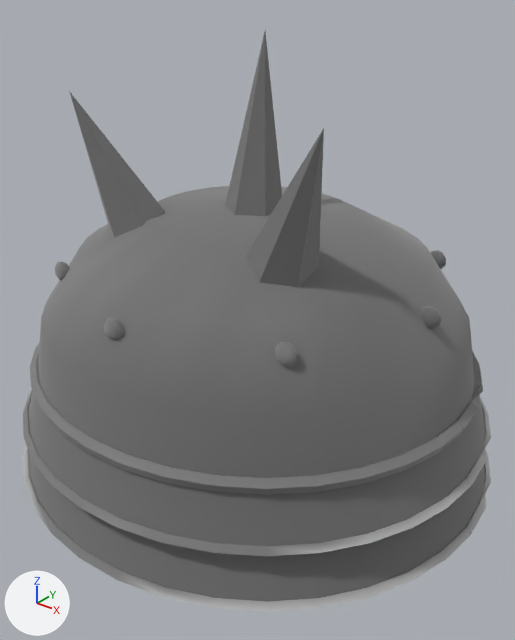
A saved change to the glTF model assets/models/kit/armor/pauldron_spiked.glb.
Both versions are drawn from a 50 mm camera at (0.24, -0.296, 0.185) aimed at (0.011, -0.01, 0.008). Every picture has the same lights, and +X, +Y and +Z are marked at lower left. The older version comes first. Vertices at exactly the same position are counted once.

The scene before the commit, as lines of its bpy script (objects in view):
```python
mat_g_metal_iron = bpy.data.materials.new('G_Metal_Iron')
mat_g_metal_iron.use_nodes = True; mat_g_metal_iron.node_tree.nodes.clear()
_N = mat_g_metal_iron.node_tree.nodes; _L = mat_g_metal_iron.node_tree.links
n0 = _N.new('ShaderNodeBsdfPrincipled'); n0.name = 'Principled BSDF'
n0.inputs[1].default_value = 1.0  # 'Metallic'
n0.inputs[2].default_value = 1.0  # 'Roughness'
n1 = _N.new('ShaderNodeOutputMaterial'); n1.name = 'Material Output'
n2 = _N.new('ShaderNodeMix'); n2.name = 'Mix'
n2.data_type = 'RGBA'
n2.blend_type = 'MULTIPLY'
n2.inputs[0].default_value = 1.0  # 'Factor'
n2.inputs[7].default_value = (0.8, 0.8, 0.8, 1.0)  # 'B', white #e7e7e7
n3 = _N.new('ShaderNodeVertexColor'); n3.name = 'Color Attribute'
_L.new(n0.outputs[0], n1.inputs[0])  # 'BSDF' to 'Surface'
_L.new(n2.outputs[2], n0.inputs[0])  # 'Result' to 'Base Color'
_L.new(n3.outputs[0], n2.inputs[6])  # 'Color' to 'A'
me_pauldron_spiked_002 = bpy.data.meshes.new('pauldron_spiked.002')
me_pauldron_spiked_002.from_pydata(...)  # 1347 vertices, 2644 faces; spans x -0.147..0.147, y -0.14..0.14, z -0.083..0.16
# faces by material slot: [1694, 950]
me_pauldron_spiked_002.materials.append(mat_g_metal_iron)
me_pauldron_spiked_002.materials.append(mat_g_metal_brass)
ob_pauldron_spiked_001 = bpy.data.objects.new('pauldron_spiked.001', me_pauldron_spiked_002)
ob_pauldron_spiked_001.location = (0.0, 0.0, 0.0)
```
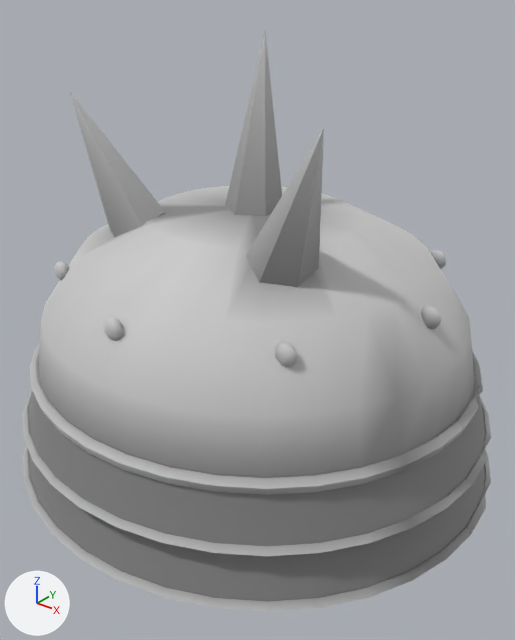
Edits to the bpy script that builds the scene:
```text
Change mat_g_metal_iron:
    where n0 = _N.new('ShaderNodeBsdfPrincipled'); n0.name = 'Principled BSDF'
    n0.inputs[1].default_value: 1.0 -> 0.8  # 'Metallic'
    n0.inputs[2].default_value: 1.0 -> 0.9  # 'Roughness'
Change me_pauldron_spiked_002:
    where me_pauldron_spiked_002.from_pydata(...)  # 1347 vertices, 2644 faces; spans x -0.147..0.147, y -0.14..0.14, z -0.083..0.16
    used by ob_pauldron_spiked_001; location = (0.0, 0.0, 0.0)
    me_pauldron_spiked_002 part 1: 542 faces centred in x -0.134..0.134, y -0.135..0.135, z -0.082..0.094 are repainted in the vertex colours; the middle colour goes from grey #b7b7b7 to light grey #dcdcdc
    me_pauldron_spiked_002 part 2: 528 faces centred in x -0.145..0.145, y -0.133..0.133, z -0.082..0.061 are repainted in the vertex colours; the middle colour goes from light grey #d1d1d1 to light grey #cccccc
    me_pauldron_spiked_002 part 3: 689 faces centred in x -0.142..0.134, y -0.138..0.138, z -0.082..0.087 are repainted in the vertex colours; the middle colour goes from grey #b7b7b7 to white #f2f2f2
    me_pauldron_spiked_002 part 4: 476 faces centred in x -0.142..0.142, y -0.135..0.135, z -0.081..0.061 are repainted in the vertex colours; the middle colour goes from grey #b7b7b7 to light grey #c2c2c2
```

Changed parts and their boxes (x1, y1, x2, y2) in the pictures (515 x 640 px):
'pauldron_spiked.001', surface changed, recoloured (lighter)
    both: (23, 31, 486, 603)
part 1 of me_pauldron_spiked_002, recoloured
    both: (27, 31, 483, 596)
part 2 of me_pauldron_spiked_002, recoloured
    both: (25, 389, 486, 602)
part 3 of me_pauldron_spiked_002, recoloured (grey to white)
    both: (23, 92, 483, 603)
part 4 of me_pauldron_spiked_002, recoloured
    both: (366, 265, 478, 575)
